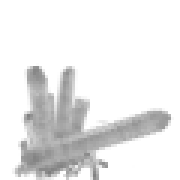
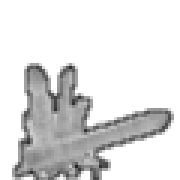
Revision of a layered 180 x 180 image; what changed, layer by layer:
renamed "Pasted Layer" to "outline", painted on it over box(12, 63, 174, 180)
painted on "Crust" over box(21, 63, 174, 174)
